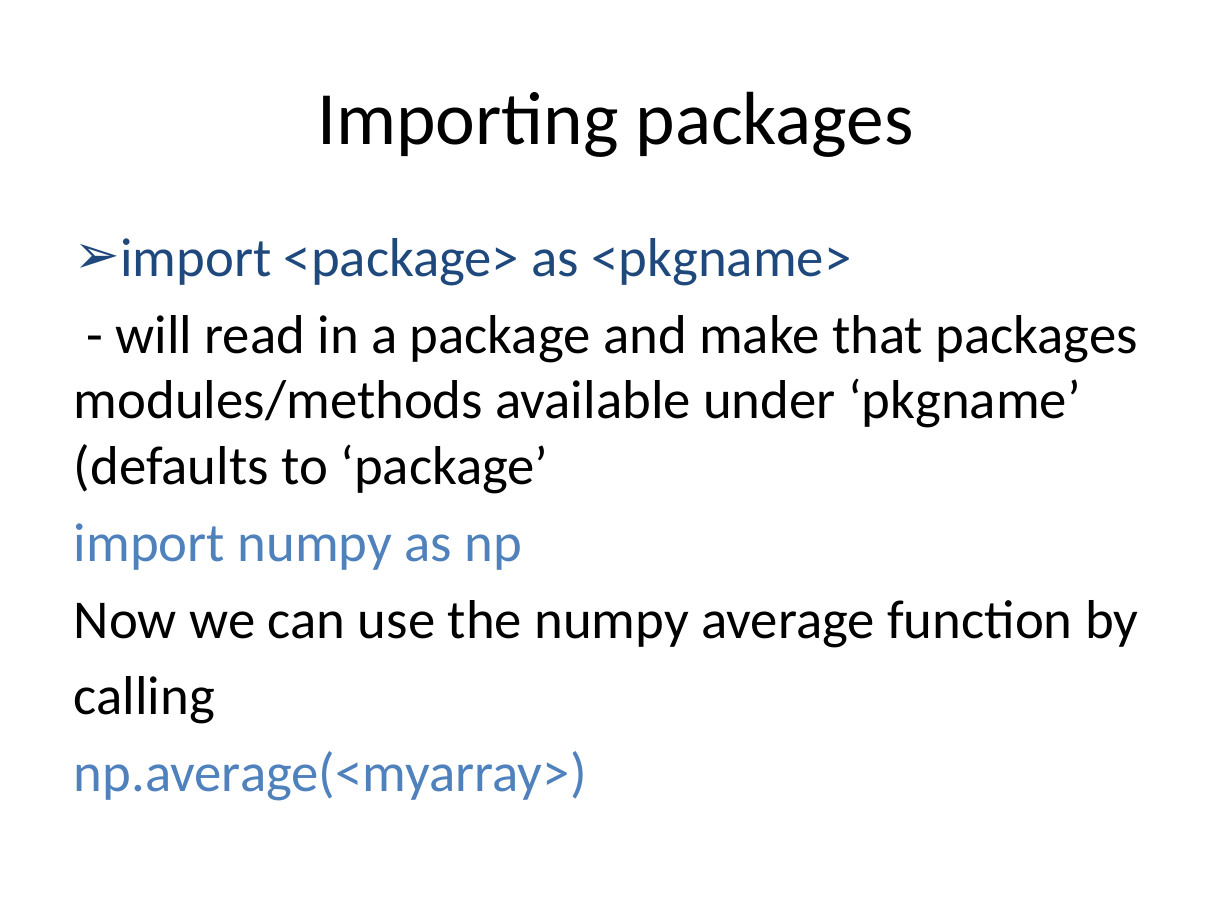
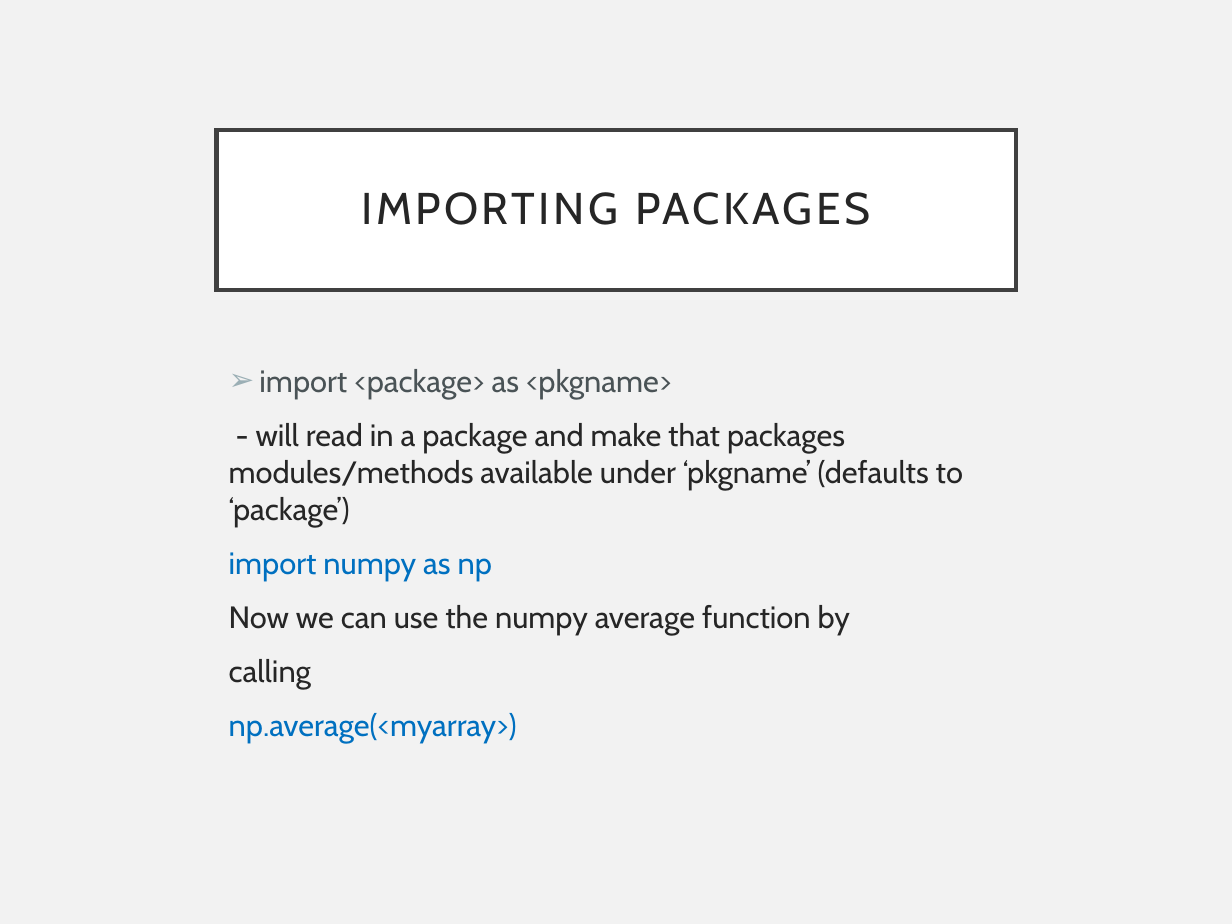
Before and after one commit to pradau/python_for_psychologists, a slide deck: slide 16 of Python_intro_lecture.pptx. Drawn at 1232x924 pixels with LibreOffice and Linux fonts; fonts in the diff are those of the drawing. Boxes give left, top, right and bottom in pixels: in the first picture for what was removed or moved away, otherwise in the second. Text is boxed around its words. In the diff, an @@ line names an element or a change of style, - is before the commit and + after.

```diff
--- a/Python_intro_lecture.pptx
+++ b/Python_intro_lecture.pptx
@@ background #FFFFFF to #F2F2F2 @@
@@ title "IMPORTING PACKAGES": place and size @@
-title "IMPORTING PACKAGES" at <box>317,91,914,157</box>
+title "IMPORTING PACKAGES" at <box>217,129,1016,290</box>
@@ title "IMPORTING PACKAGES" at <box>217,129,1016,290</box>: fill none to #FFFFFF; outline none to #404040 2.5 pt @@
@@ title at <box>362,192,870,225</box>: text changed; size 44 to 26 pt; font Calibri to Cabin; text colour #000000 to #262626 @@
-Importing packages
+IMPORTING PACKAGES
@@ text "import <package> as <pkgname>": place and size @@
-text "import <package> as <pkgname>" at <box>74,238,1138,801</box>
+text "import <package> as <pkgname>" at <box>229,369,963,743</box>
@@ text at <box>229,369,850,743</box>: size 32 to 18 pt, font Calibri to Cabin in "import <package> as <pkgname>", "import numpy as np", "Now we can use the numpy average ...", "calling" and 1 more places; text colour #1F497D to #4A5356 in "import <package> as <pkgname>"; text colour #4F81BD to #0070C0 in "import numpy as np", "np.average(<myarray>)"; text colour #000000 to #262626 in "Now we can use the numpy average ...", "calling"; indent changed; more space between paragraphs @@
@@ text at <box>229,423,963,527</box>: text changed; size 32 to 18 pt; font Calibri to Cabin; text colour #000000 to #262626 @@
-- will read in a package and make that packages modules/methods available under ‘pkgname’ (defaults to ‘package’
+- will read in a package and make that packages modules/methods available under ‘pkgname’ (defaults to ‘package’)
```
Also in this commit, not shown: 24 other slides changed, 3 slides added, 2 slides removed.
